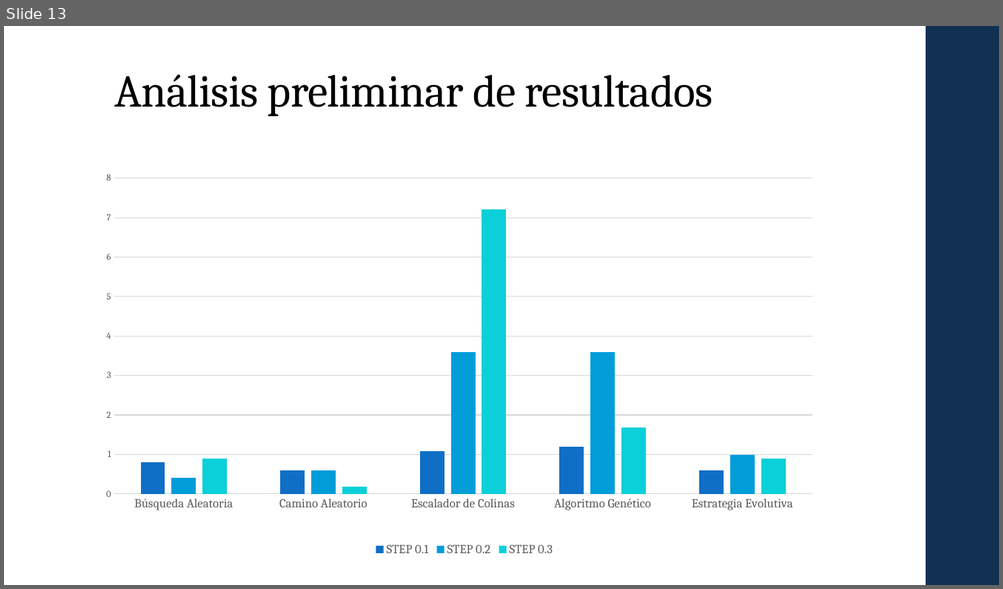
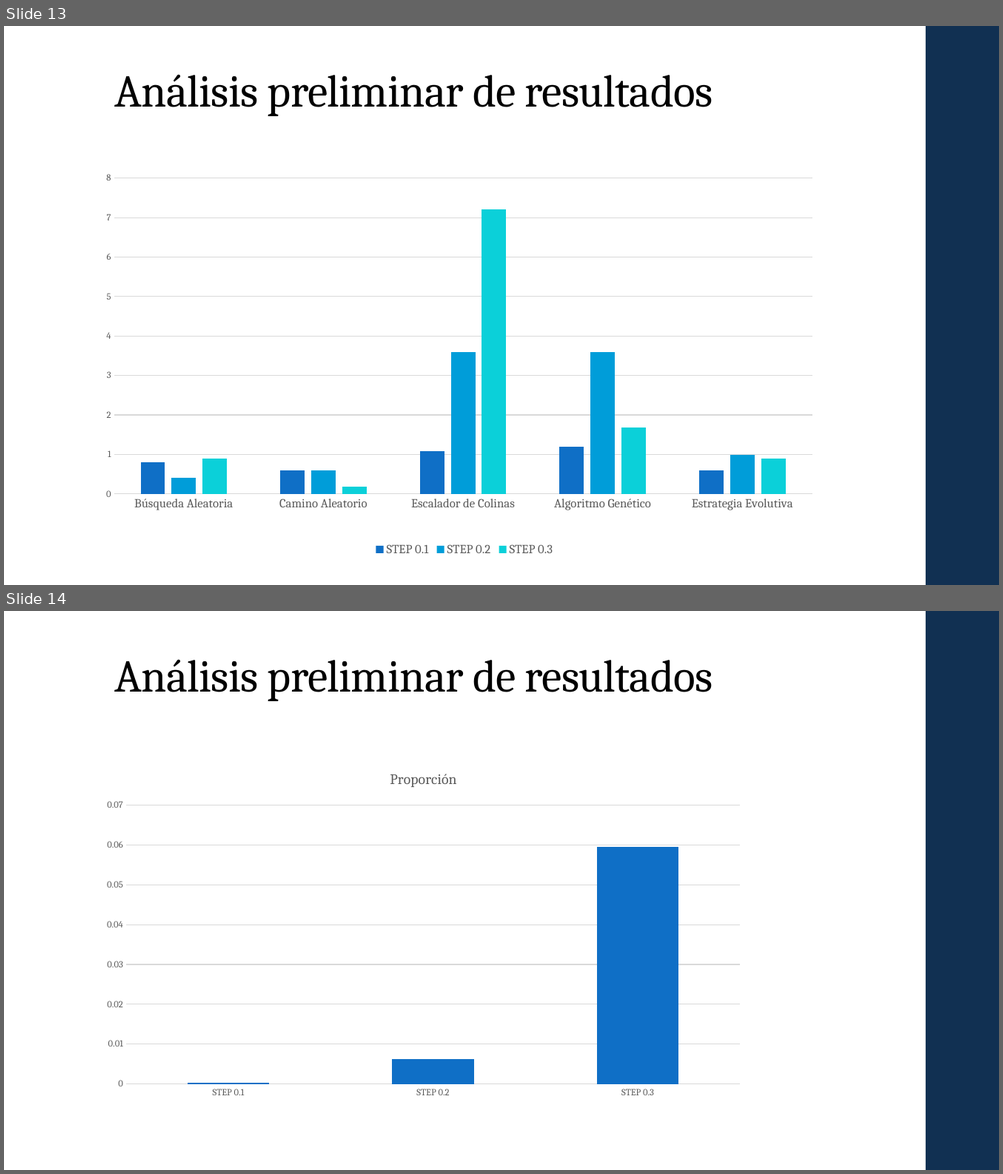
Before and after one commit to Javy011021/prediccion1, a slide deck: ppt/MH_Laura_Javier T2.pptx. Shown one above the other, each under a label of ours: slide 13 before the commit, slides 13 and 14 after it. The pictures are 1003x589 and 1003x1174 pixels, drawn with LibreOffice and Linux fonts; fonts in the diff are those of the drawing. Boxes give left, top, right and bottom in pixels: in the first picture for what was removed or moved away, otherwise in the second. Text is boxed around its words. In the diff, an @@ line names an element or a change of style, - is before the commit and + after.

Commit message:
feat: proporcion

```diff
--- a/ppt/MH_Laura_Javier T2.pptx
+++ b/ppt/MH_Laura_Javier T2.pptx
@@ slide 14 added at (4,611,999,1170), background #FFFFFF; not listed: 1 template element that a slide beside it also shows @@
@@ title added at (114,659,713,701), 44 pt, text #000000 @@
+Análisis preliminar de resultados
@@ column chart added at (94,757,753,1105) @@
+title "Proporción"
+categories: STEP 0.1, STEP 0.2, STEP 0.3
+Proporción: 0, 0.006, 0.059
```
